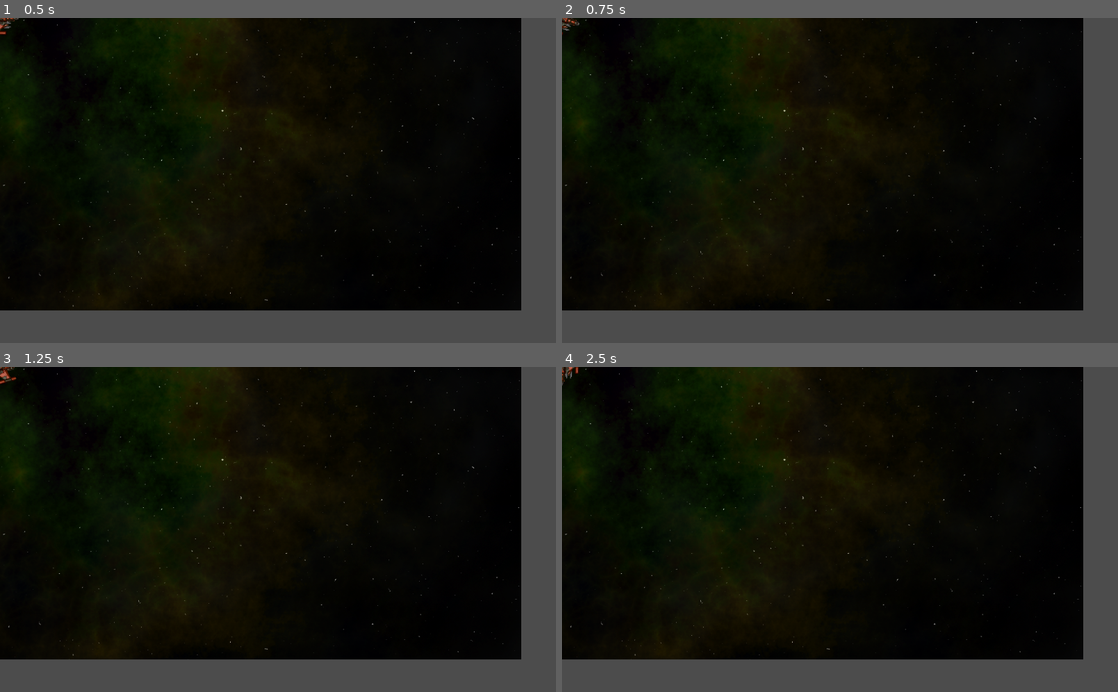
Above: before the commit, frames 1-4 (two rows, left to right).
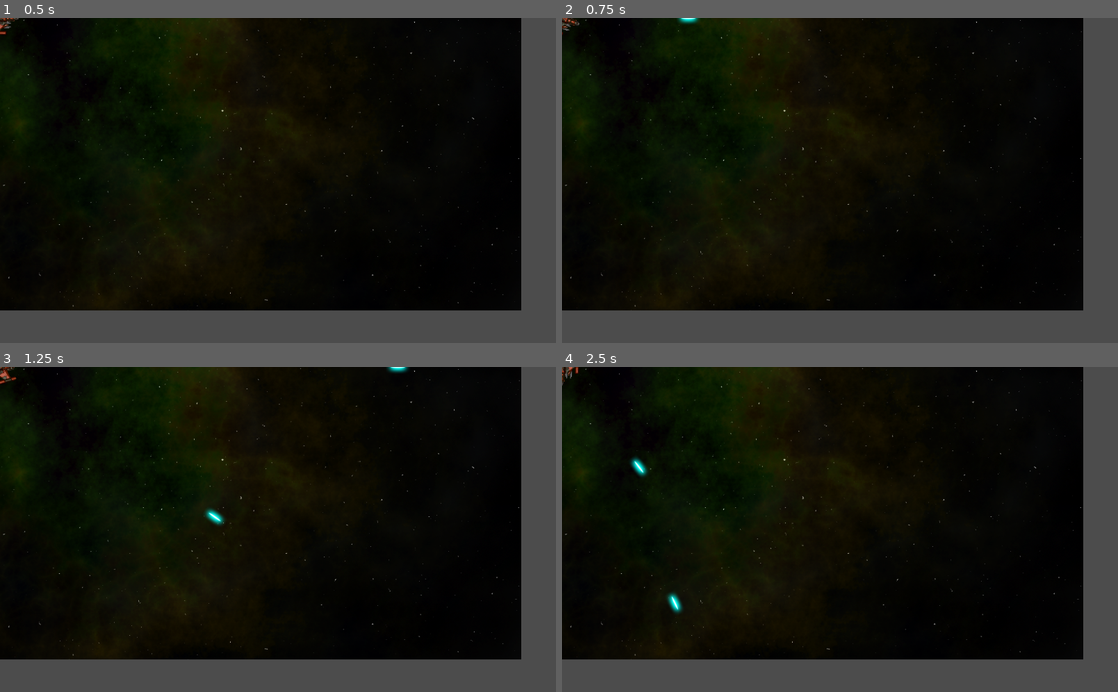
Above: after the commit, the same moments.

Repository: arch13b4ld/godot-game-engine-projects
Game: Godot game, scene res://data/Main.tscn
Two runs of this game, one before a commit and one after it. Both use one fixed random seed, a clock stepped at 60 frames per second and the inputs below. The project has no main scene, so this scene is started directly.
Inputs:
- Up to frame 1 (0.5 s): no input
- Up to frame 2 (0.75 s): tap Enter at 0.5 s; hold Right (rotate_right) from 0.53 s (still down); hold Space (shoot) from 0.53 s (still down)
- Up to frame 3 (1.25 s): keep holding Right (rotate_right); keep holding Space (shoot)
- Up to frame 4 (2.5 s): release Right (rotate_right) at 1.28 s; release Space (shoot) at 1.28 s; hold Left (rotate_left) 1.28-2.03 s; tap Space (shoot) at 1.35 s; hold Right (rotate_right) from 2.03 s (still down); hold Space (shoot) from 2.03 s (still down)

Frame 1 is identical in both runs. In frame 2, less than 0.1% of the frame differs, in the area x 20-25%, y 0-2%; in frame 3, 0.2%; in frame 4, 0.2%, in the area x 12-22%, y 27-76%.

Commit message:
Connected Player shoot in Main scene

Diff:
--- /dev/null
+++ b/04-space-rocks/data/Main.gd
@@ -0,0 +1,9 @@
+extends Node
+
+func _on_Player_shoot(scene, position, direction):
+	var bullet = scene.instance()
+	bullet.start(position, direction)
+	add_child(bullet)
+
+func _ready():
+	pass
--- a/04-space-rocks/data/Main.tscn
+++ b/04-space-rocks/data/Main.tscn
@@ -1,11 +1,14 @@
-[gd_scene load_steps=3 format=2]
+[gd_scene load_steps=4 format=2]
 
 [ext_resource path="res://data/player/Player.tscn" type="PackedScene" id=1]
 [ext_resource path="res://assets/space_background.png" type="Texture" id=2]
+[ext_resource path="res://data/Main.gd" type="Script" id=3]
 
 [node name="Main" type="Node"]
+script = ExtResource( 3 )
 
 [node name="Background" type="Sprite" parent="."]
 texture = ExtResource( 2 )
 
 [node name="Player" parent="." instance=ExtResource( 1 )]
+[connection signal="shoot" from="Player" to="." method="_on_Player_shoot"]
